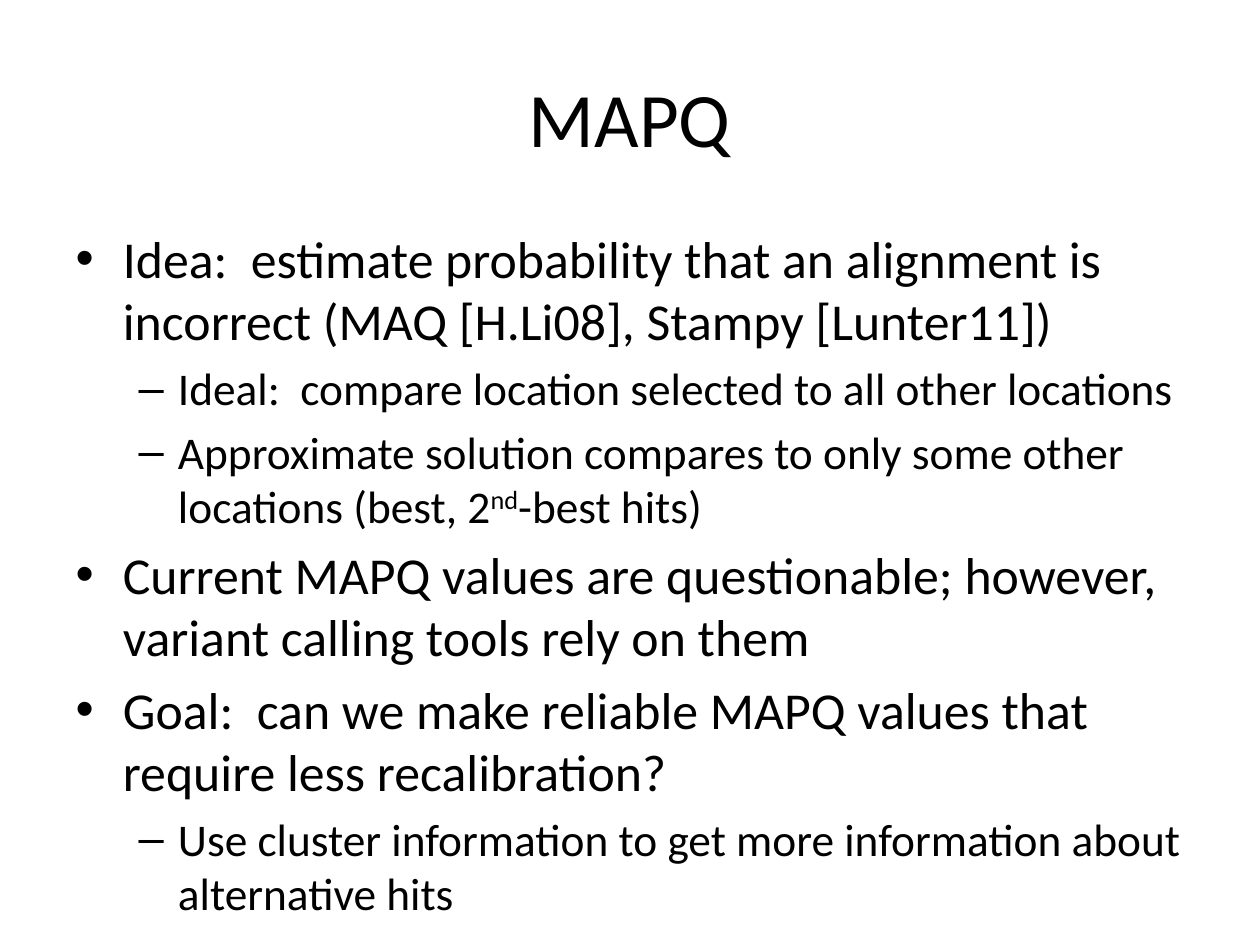
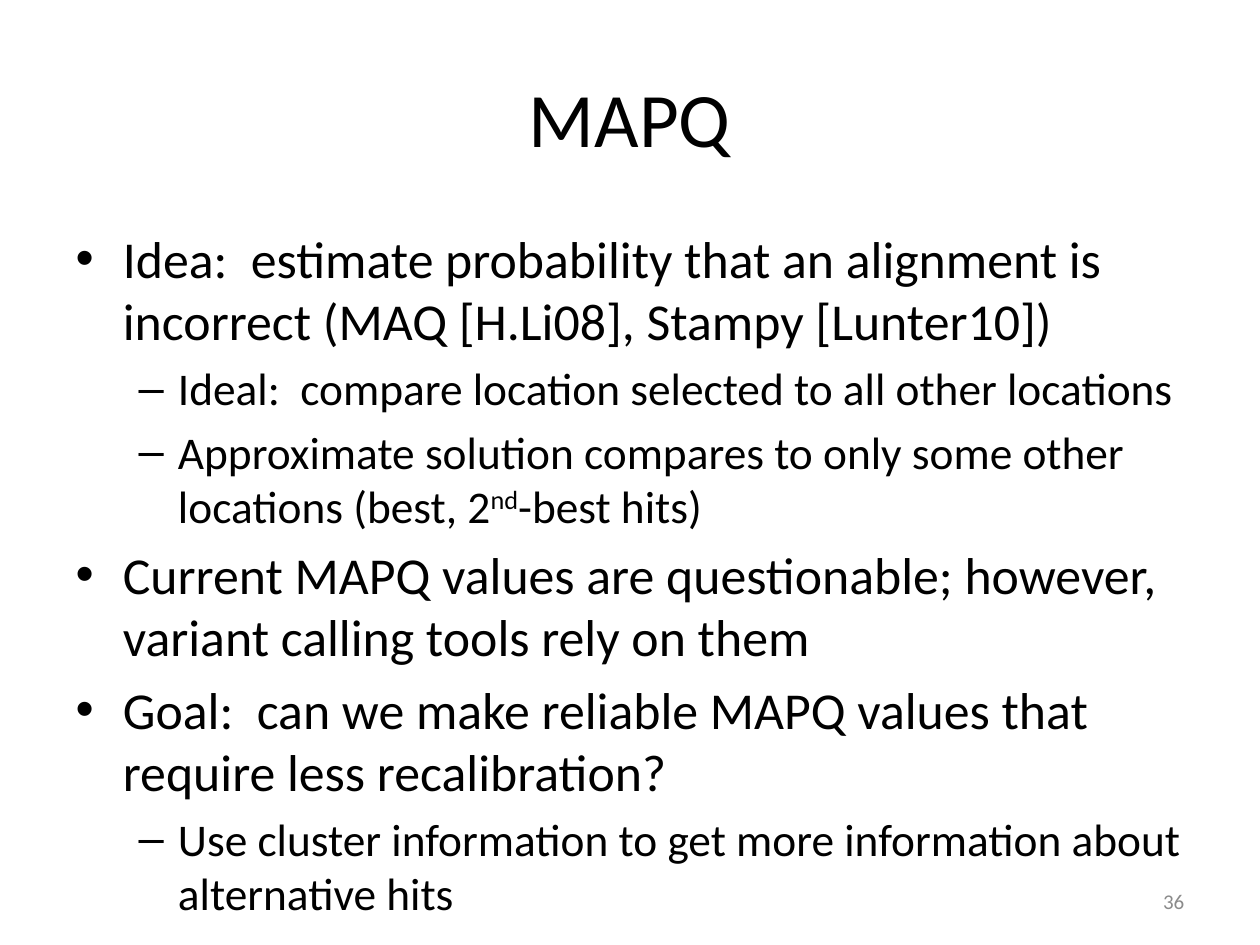
Before and after one commit to kristalcurtis/quals, a slide deck: slide 37 of slides/11.26.12 Quals (v1c).pptx (slide 44 before the commit). Drawn at 1260x945 pixels with LibreOffice and Linux fonts; fonts in the diff are those of the drawing. Boxes give left, top, right and bottom in pixels: in the first picture for what was removed or moved away, otherwise in the second. Text is boxed around its words. In the diff, an @@ line names an element or a change of style, - is before the commit and + after.

```diff
--- a/slides/11.26.12 Quals (v1c).pptx
+++ b/slides/11.26.12 Quals (v1c).pptx
@@ text at (123, 242, 1101, 349): text changed @@
-• Idea: estimate probability that an alignment is incorrect (MAQ [H.Li08], Stampy [Lunter11])
+• Idea: estimate probability that an alignment is incorrect (MAQ [H.Li08], Stampy [Lunter10])
@@ page number added at (1163, 895, 1184, 909), 12 pt, text #8C8C8C @@
+36
```
Also in this commit, not shown: 47 other slides changed, 1 slide added, 5 slides removed, 3 other files.
